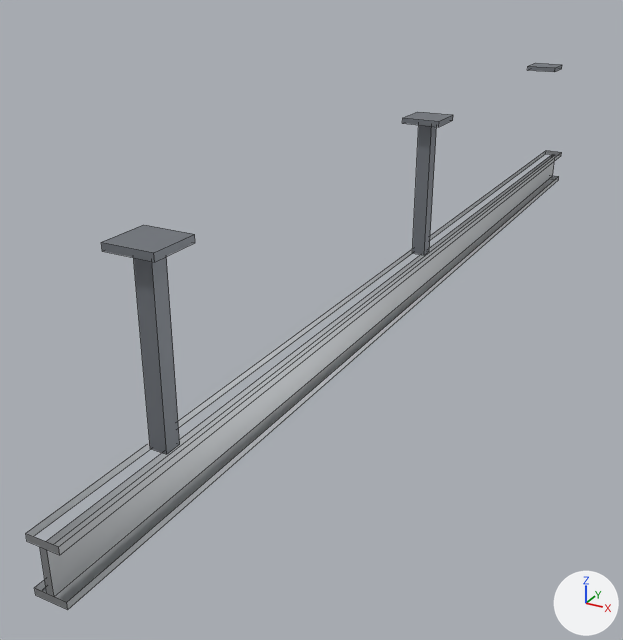
Two versions of the FBX model Tools/butchery/fbx/SM_PROP_RAIL_SECTION.fbx, one commit apart.
The view is the same before and after, from a camera (50 mm lens) standing at (1.156, -2.979, 1.262) and looking at (-0.288, -0.354, -0.05). The axes (+X, +Y, +Z) are drawn at lower right. The lights are the same throughout. The first picture is the older version. Mesh edges are drawn as thin lines.

Script lines for the objects in view, before the commit:
```python
me_sm_prop_rail_section_001 = bpy.data.meshes.new('SM_PROP_RAIL_SECTION.001')
me_sm_prop_rail_section_001.from_pydata(...)  # 64 vertices, 36 faces; spans x -0.07..0.07, y -2.0..2.0, z 0.0..0.68
# faces by material slot: [13, 23]
me_sm_prop_rail_section_001.materials.append(mat_m_butchery_steelbrushed)  # light grey #c8cbce
me_sm_prop_rail_section_001.materials.append(mat_m_butchery_paintedframe)  # grey #868b93
# before: 8 (-0.04, -2.0, 0.14) at pixel (26, 541), 9 (-0.04, -2.0, 0.16) at pixel (25, 533), 10 (-0.04, 2.0, 0.14) at pixel (545, 153), 11 (-0.04, 2.0, 0.16) at pixel (546, 150), 12 (0.04, -2.0, 0.14) at pixel (59, 555)
# before: 13 (0.04, -2.0, 0.16) at pixel (58, 546), 14 (0.04, 2.0, 0.14) at pixel (561, 155), 15 (0.04, 2.0, 0.16) at pixel (561, 152), 17 (-0.04, -2.0, 0.02) at pixel (34, 587), 19 (-0.04, 2.0, 0.02)
# before: 21 (0.04, -2.0, 0.02) at pixel (66, 602), 23 (0.04, 2.0, 0.02) at pixel (558, 176)
ob_sm_prop_rail_section = bpy.data.objects.new('SM_PROP_RAIL_SECTION', me_sm_prop_rail_section_001)
ob_sm_prop_rail_section.location = (0.0, 0.0, 0.0)
```
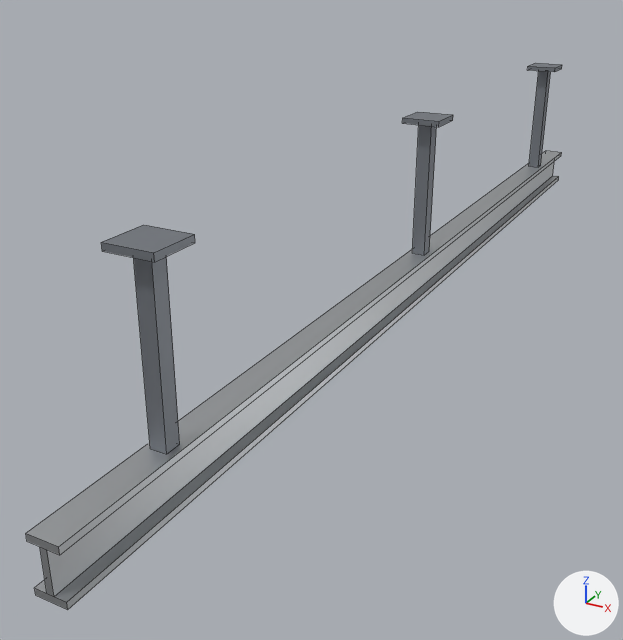
The change, as a diff of the scene's bpy script:
```diff
--- a/Tools/butchery/fbx/SM_PROP_RAIL_SECTION.fbx.py
+++ b/Tools/butchery/fbx/SM_PROP_RAIL_SECTION.fbx.py
@@ me_sm_prop_rail_section_001 @@
 # used by ob_sm_prop_rail_section; location = (0.0, 0.0, 0.0)
 # verts and faces of me_sm_prop_rail_section_001; kept vertices keep their numbers, new ones are numbered from 64
-me_sm_prop_rail_section_001.from_pydata(...)  # 64 vertices, 36 faces; spans x -0.07..0.07, y -2.0..2.0, z 0.0..0.68
+me_sm_prop_rail_section_001.from_pydata(...)  # 72 vertices, 46 faces; spans x -0.07..0.07, y -2.0..2.0, z 0.0..0.68
+# me_sm_prop_rail_section_001 part 1: the loose piece of 8 vertices spanning x -0.02..0.02, y -0.03..0.03, z 0.16..0.66 is copied, and the copy is moved by (0.0, 1.6, 0.0); it spans x -0.02..0.02, y 1.58..1.62, z 0.16..0.66
+# me_sm_prop_rail_section_001 part 2
+faces += [(8, 10, 14, 12), (9, 13, 15, 11), (17, 21, 23, 19)]  # mat_m_butchery_steelbrushed (light grey #c8cbce)
+# other edits to the shape of me_sm_prop_rail_section_001 do not show in these pictures
 me_sm_prop_rail_section_001.materials.append(mat_m_butchery_steelbrushed)
```

Changed parts and their boxes [x1, y1, x2, y2] in the pictures (623 x 640 px):
part 1 of me_sm_prop_rail_section_001, added: after [529, 71, 551, 167]
part 2 of me_sm_prop_rail_section_001, added: after [26, 151, 561, 602]
